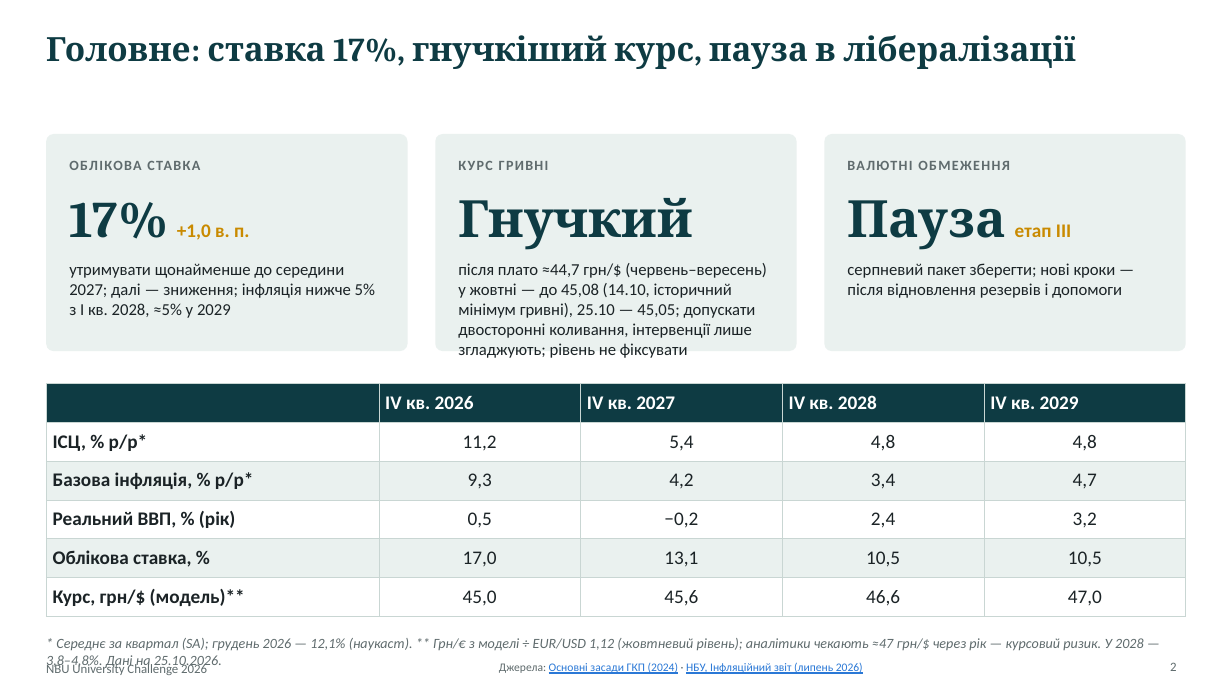
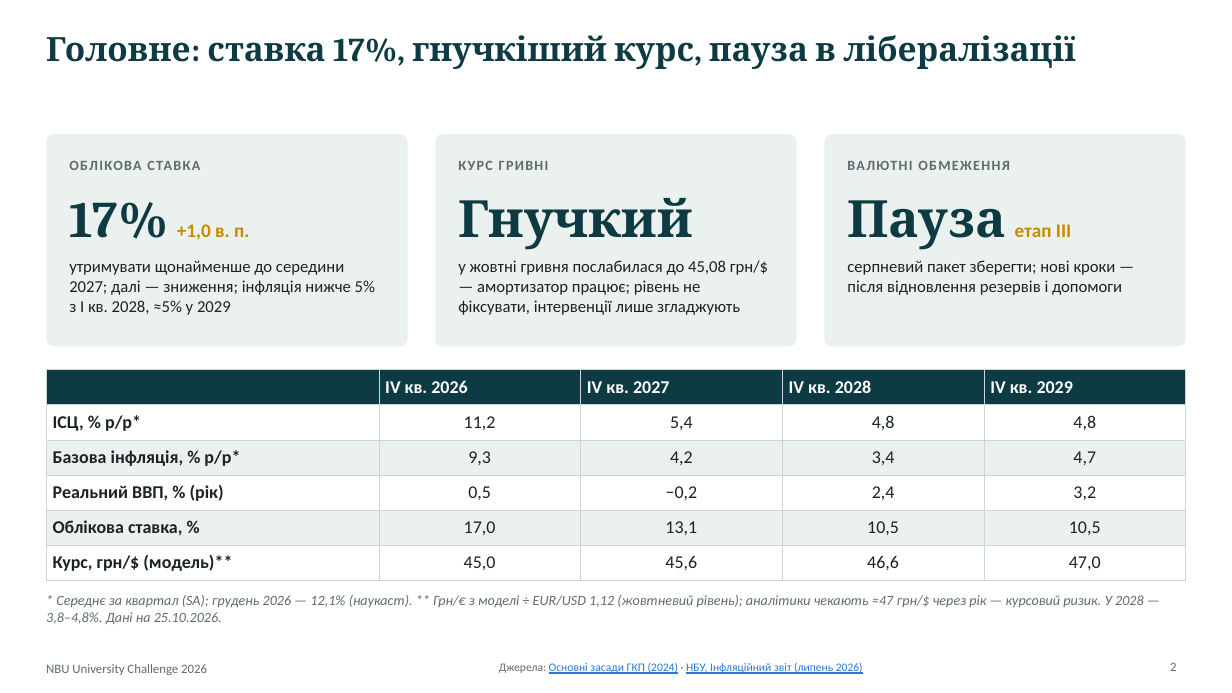
Before and after one commit to caplitt/nbu-challenge-2026, a slide deck: slide 2 of presentation/NBU_University_Challenge_2026.pptx. Drawn at 1232x693 pixels with LibreOffice and Linux fonts; fonts in the diff are those of the drawing. Boxes give left, top, right and bottom in pixels: in the first picture for what was removed or moved away, otherwise in the second. Text is boxed around its words. In the diff, an @@ line names an element or a change of style, - is before the commit and + after.

```diff
--- a/presentation/NBU_University_Challenge_2026.pptx
+++ b/presentation/NBU_University_Challenge_2026.pptx
@@ rounded rectangle: place and size @@
-rounded rectangle at [46,134,408,351]
+rounded rectangle at [46,134,408,347]
@@ rounded rectangle: place and size @@
-rounded rectangle at [435,134,797,351]
+rounded rectangle at [435,134,797,347]
@@ proportions changed in 3 elements at [46,134,408,347], [435,134,797,347], [824,134,1186,347] @@
@@ rounded rectangle: place and size @@
-rounded rectangle at [824,134,1186,351]
+rounded rectangle at [824,134,1186,347]
@@ text at [458,260,768,315]: text changed @@
-після плато ≈44,7 грн/$ (червень–вересень) у жовтні — до 45,08 (14.10, історичний мінімум гривні), 25.10 — 45,05; допускати двосторонні коливання, інтервенції лише згладжують; рівень не фіксувати
+у жовтні гривня послабилася до 45,08 грн/$ — амортизатор працює; рівень не фіксувати, інтервенції лише згладжують
@@ table at [46,370,1185,575] @@
@@ size 15 to 14 pt @@
@@ table: place and size @@
-table at [46,384,1185,610]
+table at [46,370,1185,575]
@@ text "* Середнє за квартал (SA); ...": place and size @@
-text "* Середнє за квартал (SA); ..." at [46,638,1144,669]
+text "* Середнє за квартал (SA); ..." at [46,595,1144,624]
```
Also in this commit, not shown: 22 other slides changed, 34 other files.
